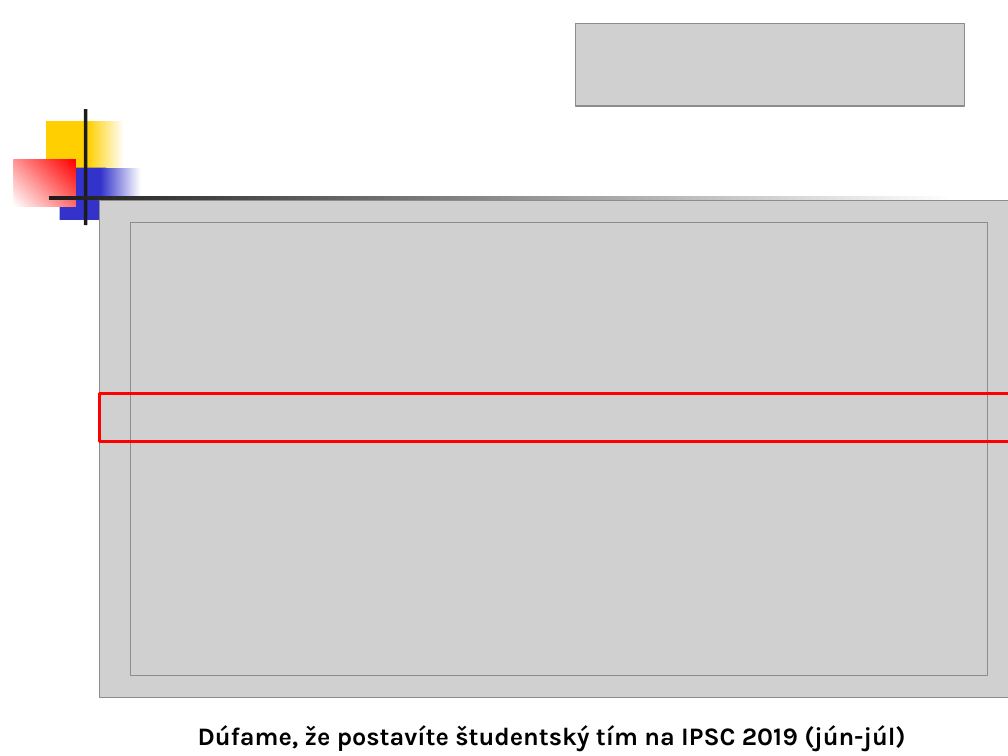
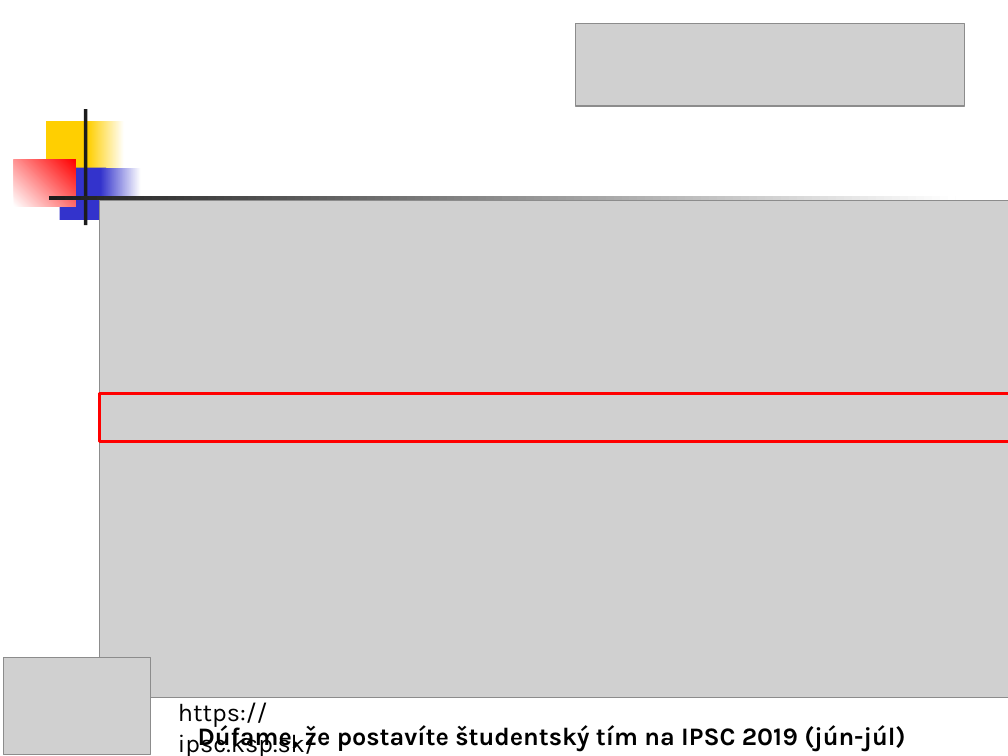
Before and after one commit to Programovanie4/Prednasky, a slide deck: slide 1 of 03/03_java_intro.ppt. Drawn at 1008x756 pixels with LibreOffice and Linux fonts; fonts in the diff are those of the drawing; grey boxes stand for pictures. Boxes give left, top, right and bottom in pixels: in the first picture for what was removed or moved away, otherwise in the second. Text is boxed around its words. In the diff, an @@ line names an element or a change of style, - is before the commit and + after.

```diff
--- a/03/03_java_intro.ppt
+++ b/03/03_java_intro.ppt
@@ picture removed at bbox=[130, 223, 987, 676] @@
@@ picture added at bbox=[3, 657, 150, 755] @@
@@ text added at bbox=[178, 702, 316, 756], 18 pt, text #000000 @@
+https://ipsc.ksp.sk/
```
Also in this commit, not shown: 1 other slide changed, 2 other files.
